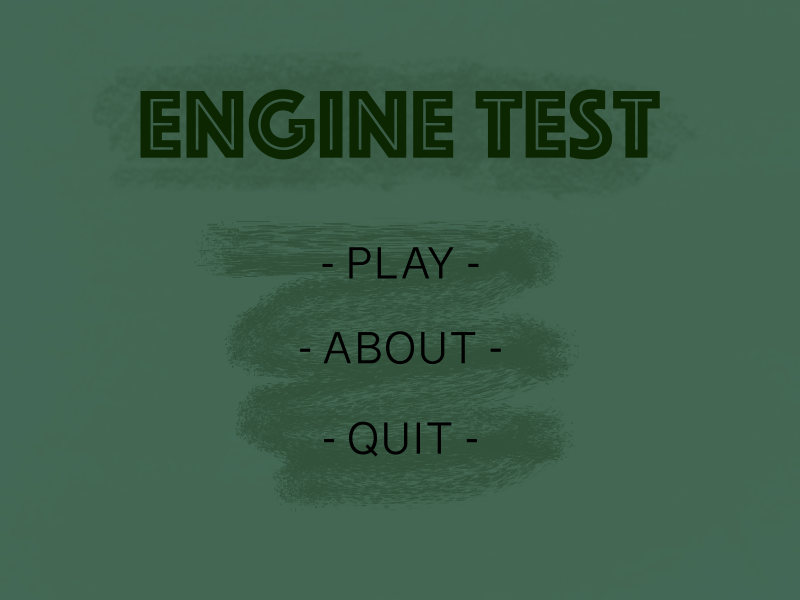
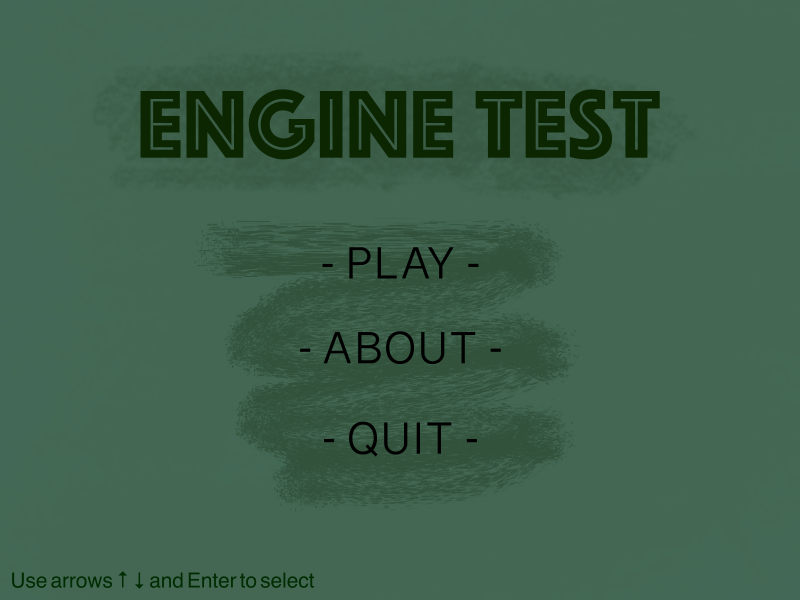
Comparing the layer stacks of the two (800, 600) images. Changes:
painted on "Paint" over box(118, 571, 313, 576)
painted on "Фон" over box(12, 571, 314, 589)
